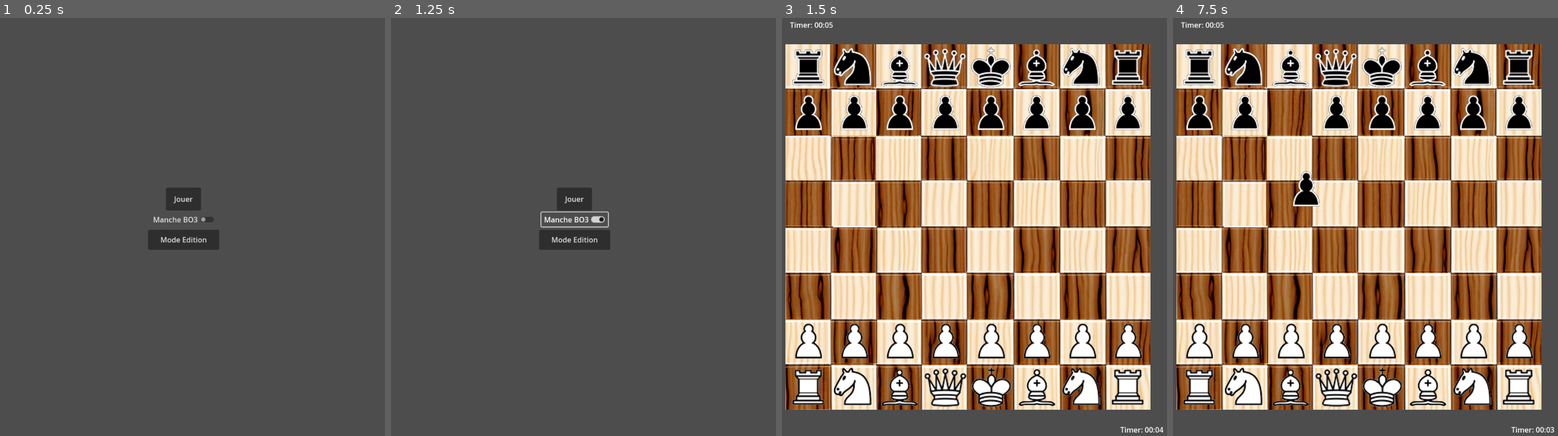
Above: before the commit, frames 1-4 (left to right).
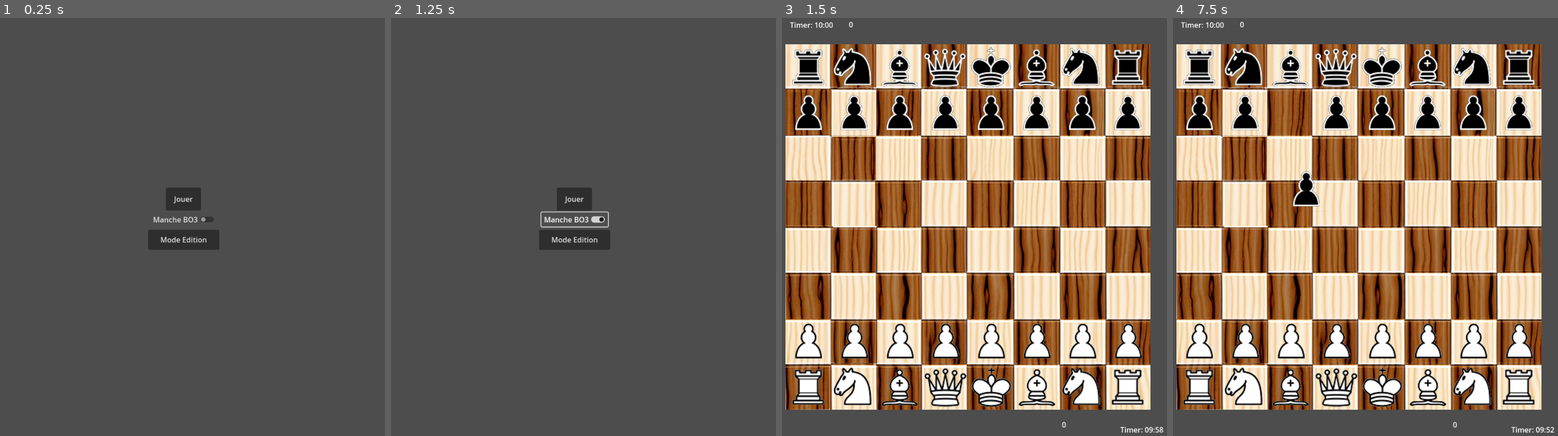
Above: after the commit, the same moments.

Repository: FabriceValmont/ChessGame-in-Godot4
Game: Godot game, scene res://Scene/menu.tscn
Two runs of this game, one before a commit and one after it. Both use one fixed random seed, a clock stepped at 60 frames per second and the inputs below.
Inputs (mouse positions are in pixels of both pictures, inside the frame that each line leads up to):
- Up to frame 1 (0.25 s): no input
- Up to frame 2 (1.25 s): click "Manche BO3" at 0.5 s
- Up to frame 3 (1.5 s): click "Jouer" at 1.25 s
- Up to frame 4 (7.5 s): tap Enter at 2, 4.25, 5.75 s; move the mouse to (1457, 206) at 2.02 s; hold Shift 2.03-2.75 s; click (1457, 206) at 2.17 s; tap Space at 2.75, 5, 7.25 s; drag from (1269, 247) to (1199, 339) at 2.77 s; move the mouse to (1404, 126) at 3.52 s; tap Ctrl at 3.6 s; click (1404, 126) at 3.67 s; drag from (1334, 318) to (1427, 339) at 4.27 s; move the mouse to (1496, 293) at 5.02 s; tap Alt at 5.1 s; click (1496, 293) at 5.17 s; drag from (1223, 160) to (1292, 339) at 5.77 s; move the mouse to (1380, 227) at 6.52 s; hold Shift 6.53-7.25 s; click (1380, 227) at 6.67 s; drag from (1292, 114) to (1334, 339) at 7.27 s

Frames 1-2 are identical in both runs. In frame 3, less than 0.1% of the frame differs, in the area x 8-99%, y 0-100%; in frame 4, less than 0.1%.
Error in both runs: Invalid access to property or key 'i' on a base object of type 'null instance'. (res://Script/Variable_global.gd:1128)

Commit message:
Manche, timer et checkmate classique fini

Diff:
--- a/Scene/gameScreen.tscn
+++ b/Scene/gameScreen.tscn
@@ -1,7 +1,8 @@
-[gd_scene load_steps=3 format=3 uid="uid://bvqyy2i46eb5v"]
+[gd_scene load_steps=4 format=3 uid="uid://bvqyy2i46eb5v"]
 
 [ext_resource type="PackedScene" uid="uid://dk1owigwb56dl" path="res://Scene/chess_board.tscn" id="1_867go"]
 [ext_resource type="PackedScene" uid="uid://8yq8uset58y6" path="res://Scene/timer.tscn" id="2_8fpir"]
+[ext_resource type="PackedScene" uid="uid://cppdabhbp4hev" path="res://Scene/round.tscn" id="3_cjper"]
 
 [node name="gameScreen" type="Node2D"]
 
@@ -9,3 +10,5 @@
 position = Vector2(100, 100)
 
 [node name="Timer" parent="." instance=ExtResource("2_8fpir")]
+
+[node name="Round" parent="." instance=ExtResource("3_cjper")]
--- /dev/null
+++ b/Scene/round.tscn
@@ -0,0 +1,18 @@
+[gd_scene load_steps=2 format=3 uid="uid://cppdabhbp4hev"]
+
+[ext_resource type="Script" path="res://Script/round.gd" id="1_jgk3e"]
+
+[node name="Round" type="Node2D"]
+script = ExtResource("1_jgk3e")
+
+[node name="ScoreRoundWhite" type="Label" parent="."]
+offset_left = 706.0
+offset_top = 921.0
+offset_right = 764.0
+offset_bottom = 947.0
+
+[node name="ScoreRoundBlack" type="Label" parent="."]
+offset_left = 239.0
+offset_top = 45.0
+offset_right = 293.0
+offset_bottom = 71.0
--- /dev/null
+++ b/Script/round.gd
@@ -0,0 +1,28 @@
+extends Node
+
+# Called when the node enters the scene tree for the first time.
+func _ready():
+	await get_tree().process_frame
+
+
+# Called every frame. 'delta' is the elapsed time since the previous frame.
+func _process(delta):
+		get_node("ScoreRoundWhite").set_text(str(VariableGlobalOption.scoreWhite))
+		get_node("ScoreRoundBlack").set_text(str(VariableGlobalOption.scoreBlack))
+		if VariableGlobal.checkmate == true and VariableGlobalOption.roundOfThree == true :
+			if VariableGlobalOption.scoreWhite < 2 or VariableGlobalOption.scoreBlack < 2:
+				if VariableGlobal.checkmateBlack == true :
+					VariableGlobalOption.scoreWhite += 1
+					VariableGlobal.checkmate = false
+					VariableGlobal.checkmateBlack = false
+					get_tree().change_scene_to_file("res://Scene/gameScreen.tscn")
+				elif VariableGlobal.checkmateWhite == true :
+					VariableGlobalOption.scoreBlack += 1
+					VariableGlobal.checkmate = false
+					VariableGlobal.checkmateWhite = false
+					get_tree().change_scene_to_file("res://Scene/gameScreen.tscn")
+		if VariableGlobalOption.scoreWhite == 2 or VariableGlobalOption.scoreBlack == 2 :
+			VariableGlobalOption.scoreWhite = 0
+			VariableGlobalOption.scoreBlack = 0
+			VariableGlobal.gameLaunch = false
+			get_tree().change_scene_to_file("res://Scene/menu.tscn")
--- a/Script/timer.gd
+++ b/Script/timer.gd
@@ -2,10 +2,10 @@
 
 var pathTextTimerWhite
 var pathTextTimerBlack
-var timerWhiteSecondes = 5
+var timerWhiteSecondes = 600
 var timerWhiteMinutes = int(timerWhiteSecondes / 60)
 var whiteSecondsRemaining = timerWhiteSecondes % 60
-var timerBlackSecondes = 5
+var timerBlackSecondes = 600
 var timerBlackMinutes = int(timerBlackSecondes / 60)
 var blackSecondsRemaining = timerBlackSecondes % 60
 
@@ -34,6 +34,12 @@
 					whiteSecondsRemaining = 0 #Le timer est terminé
 					VariableGlobal.checkmateWhite = true
 					VariableGlobal.checkmate = true
+					if VariableGlobalOption.roundOfThree == true:
+						VariableGlobal.turnWhite = true
+						VariableGlobal.updateOfThePartsAttack = false
+						VariableGlobal.pieceProtectTheKing = false
+						VariableGlobal.initialisingChessBoard()
+						VariableGlobal.initialisingAttackBoardWhiteAndBlack()
 		elif VariableGlobal.turnWhite == false :
 			blackSecondsRemaining -= _delta #Décompte des secondes
 			if blackSecondsRemaining < 0 : #Si les secondes atteignent 0
@@ -44,3 +50,9 @@
 					blackSecondsRemaining = 0 #Le timer est terminé
 					VariableGlobal.checkmateBlack = true
 					VariableGlobal.checkmate = true
+					if VariableGlobalOption.roundOfThree == true:
+						VariableGlobal.turnWhite = true
+						VariableGlobal.updateOfThePartsAttack = false
+						VariableGlobal.pieceProtectTheKing = false
+						VariableGlobal.initialisingChessBoard()
+						VariableGlobal.initialisingAttackBoardWhiteAndBlack()
--- a/Script/variable_global.gd
+++ b/Script/variable_global.gd
@@ -6,9 +6,9 @@
 var attackPieceWhiteOnTheChessboard = []
 var attackPieceBlackOnTheChessboard = []
 
+var gameLaunch = false
 var pathKingWhite
 var pathKingBlack
-var gameLaunch = false
 var oneMoveCase = 100
 var turnWhite = true
 var updateOfThePartsAttack = false
@@ -19,7 +19,7 @@
 var checkBlack = false
 var pieceProtectTheKing = false
 var threatened = false
-var stalemate = true
+var stalemate = false
 var checkmateWhite = false
 var checkmateBlack = false
 var checkmate = false
@@ -1142,6 +1142,18 @@
 				checkmateWhite = true
 				checkmate = true
 				print("Echec et mat pour le roi blanc")
+				if VariableGlobalOption.roundOfThree == true:
+						VariableGlobalOption.scoreBlack += 1
+						turnWhite = true
+						updateOfThePartsAttack = false
+						pieceProtectTheKing = false
+						threatened = false
+						checkmateWhite = false
+						checkmate = false
+						initialisingChessBoard()
+						initialisingAttackBoardWhiteAndBlack()
+						get_tree().change_scene_to_file("res://Scene/gameScreen.tscn")
+
 
 		print("King White check: ", checkWhite)
 		print("King Black check: ", checkBlack)
@@ -1164,6 +1176,18 @@
 				checkmateBlack = true
 				checkmate = true
 				print("Echec et mat pour le roi noir")
+				if VariableGlobalOption.roundOfThree == true:
+						VariableGlobalOption.scoreWhite += 1
+						turnWhite = true
+						updateOfThePartsAttack = false
+						pieceProtectTheKing = false
+						threatened = false
+						checkmateBlack = false
+						checkmate = false
+						initialisingChessBoard()
+						initialisingAttackBoardWhiteAndBlack()
+						get_tree().change_scene_to_file("res://Scene/gameScreen.tscn")
+
 
 		print("King White check: ", checkWhite)
 		print("King Black check: ", checkBlack)
--- a/Script/variable_global_option.gd
+++ b/Script/variable_global_option.gd
@@ -1,6 +1,8 @@
 extends Node
 
 var roundOfThree = false
+var scoreWhite = 0
+var scoreBlack = 0
 
 # Called when the node enters the scene tree for the first time.
 func _ready():
@@ -8,9 +10,4 @@
 
 # Called every frame. 'delta' is the elapsed time since the previous frame.
 func _process(_delta):
-	if VariableGlobal.gameLaunch == true:
-		if VariableGlobal.checkmate == true and roundOfThree == true :
-			VariableGlobal.checkmate = false
-			VariableGlobal.checkmateWhite = false
-			VariableGlobal.checkmateBlack = false
-			get_tree().change_scene_to_file("res://Scene/gameScreen.tscn")
+	pass
